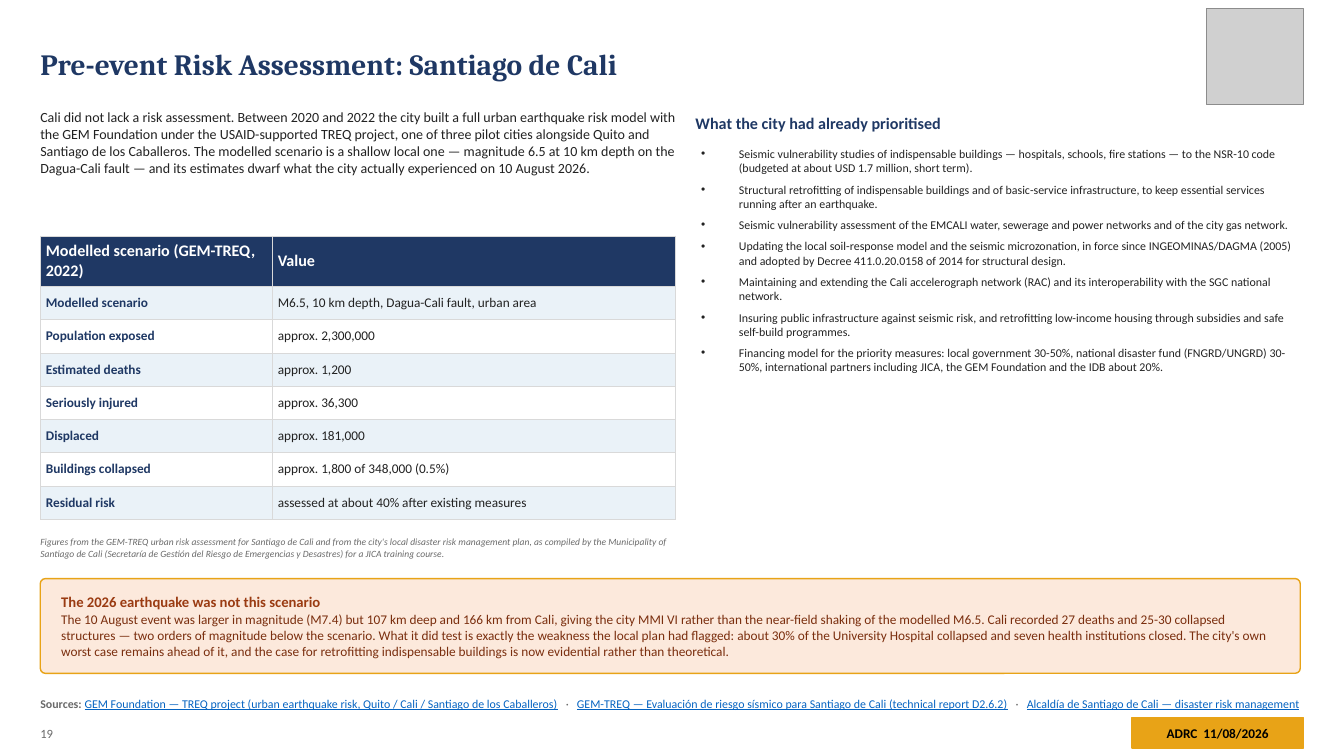
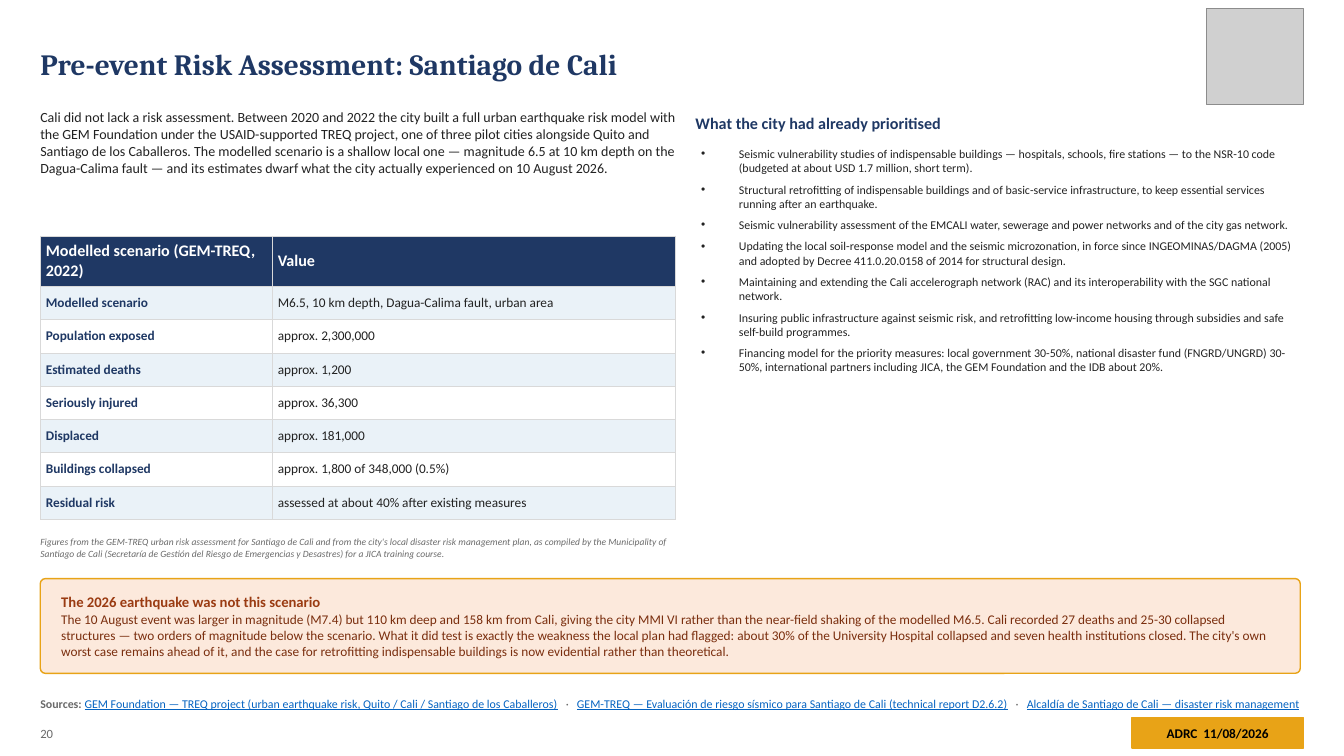
Before and after one commit to kochobi-max/whatsmap, a slide deck: slide 20 of reports/colombia_eq_20260810/output/ADRC_EQ_COL_Choco_20260810_EN.pptx (slide 19 before the commit). Drawn at 1344x756 pixels with LibreOffice and Linux fonts; fonts in the diff are those of the drawing; grey boxes stand for pictures. Boxes give left, top, right and bottom in pixels: in the first picture for what was removed or moved away, otherwise in the second. Text is boxed around its words. In the diff, an @@ line names an element or a change of style, - is before the commit and + after.

```diff
--- a/reports/colombia_eq_20260810/output/ADRC_EQ_COL_Choco_20260810_EN.pptx
+++ b/reports/colombia_eq_20260810/output/ADRC_EQ_COL_Choco_20260810_EN.pptx
@@ text at <box>40,112,675,176</box>: text changed @@
-Cali did not lack a risk assessment. Between 2020 and 2022 the city built a full urban earthquake risk model with the GEM Foundation under the USAID-supported TREQ project, one of three pilot cities alongside Quito and Santiago de los Caballeros. The modelled scenario is a shallow local one — magnitude 6.5 at 10 km depth on the Dagua-Cali fault — and its estimates dwarf what the city actually experienced on 10 August 2026.
+Cali did not lack a risk assessment. Between 2020 and 2022 the city built a full urban earthquake risk model with the GEM Foundation under the USAID-supported TREQ project, one of three pilot cities alongside Quito and Santiago de los Caballeros. The modelled scenario is a shallow local one — magnitude 6.5 at 10 km depth on the Dagua-Calima fault — and its estimates dwarf what the city actually experienced on 10 August 2026.
@@ table at <box>40,236,676,514</box> @@
-row 2, column 2: M6.5, 10 km depth, Dagua-Cali fault, urban area
+row 2, column 2: M6.5, 10 km depth, Dagua-Calima fault, urban area
@@ text at <box>61,596,1266,659</box>: text changed @@
-The 2026 earthquake was not this scenario
-The 10 August event was larger in magnitude (M7.4) but 107 km deep and 166 km from Cali, giving the city MMI VI rather than the near-field shaking of the modelled M6.5. Cali recorded 27 deaths and 25-30 collapsed structures — two orders of magnitude below the scenario. What it did test is exactly the weakness the local plan had flagged: about 30% of the University Hospital collapsed and seven health institutions closed. The city's own worst case remains ahead of it, and the case for retrofitting indispensable buildings is now evidential rather than theoretical.
+The 2026 earthquake was not this scenario
+The 10 August event was larger in magnitude (M7.4) but 110 km deep and 158 km from Cali, giving the city MMI VI rather than the near-field shaking of the modelled M6.5. Cali recorded 27 deaths and 25-30 collapsed structures — two orders of magnitude below the scenario. What it did test is exactly the weakness the local plan had flagged: about 30% of the University Hospital collapsed and seven health institutions closed. The city's own worst case remains ahead of it, and the case for retrofitting indispensable buildings is now evidential rather than theoretical.
@@ text at <box>40,730,53,738</box>: text changed @@
-19
+20
```
Also in this commit, not shown: 23 other slides changed, 2 slides added, 39 other files.
